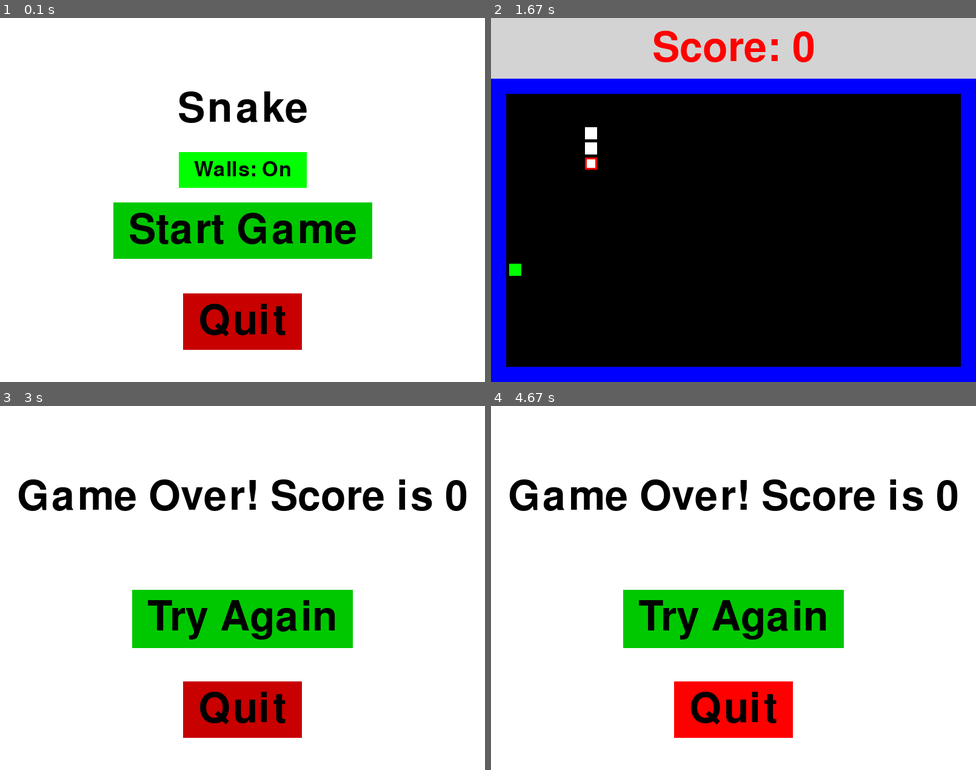
Above: before the commit, frames 1-4 (two rows, left to right).
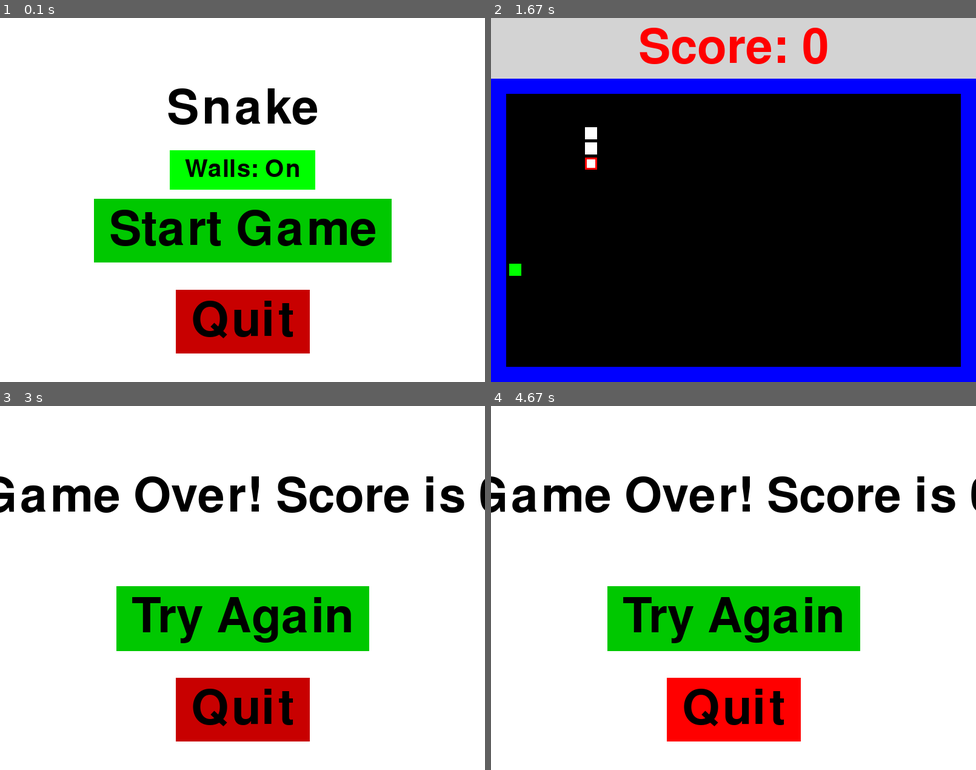
Above: after the commit, the same moments.

Repository: danlls/snake-pygame
Game: pygame game, started from main.py
Same seed, same stepped clock (60 frames per second), same inputs: the game is played once before the commit and once after it.
Inputs (mouse positions are in pixels of both pictures, inside the frame that each line leads up to):
- Up to frame 1 (0.1 s): no input
- Up to frame 2 (1.67 s): click "Start Game" at 0.4 s; hold Up 0.67-1.13 s; move the mouse to (714, 214) at 0.7 s; click "Try Again" at 1.23 s; hold Down from 1.5 s (still down); move the mouse to (617, 203) at 1.53 s
- Up to frame 3 (3 s): release Down at 1.8 s; hold Left 1.83-2.23 s; click "Try Again" at 2.33 s; hold Up 2.6-2.97 s; move the mouse to (315, 460) at 2.63 s
- Up to frame 4 (4.67 s): click (791, 620) at 3.07 s; hold Down 3.33-3.7 s; move the mouse to (607, 453) at 3.37 s; click "Try Again" at 4.3 s; hold Up from 4.57 s (still down); move the mouse to (709, 682) at 4.6 s

The runs differ from the first frame. In frame 1, 9.3% of the frame differs, in the area x 19-81%, y 19-93%; in frame 2, 1.6%; in frame 3, 10%; in frame 4, 10%, in the area x 0-100%, y 19-93%.

Commit message:
Use font externally to fix pyinstaller issue

Diff:
--- a/main.py
+++ b/main.py
@@ -22,6 +22,7 @@
 GREY = (211, 211, 211)
 
 SOUND_DIR = 'sound/'
+DEFAULT_FONT = 'freesansbold.ttf'
 
 
 class Snake(pygame.sprite.Group):
@@ -200,12 +201,12 @@
         self.screen_height = height
         self.screen = pygame.display.set_mode([self.screen_width, self.screen_height])
         pygame.display.set_caption('Snake')
-        self.font = pygame.font.Font(None, 100)
-        self.small_font = pygame.font.Font(None, 50)
+        self.font = pygame.font.Font(DEFAULT_FONT, 80)
+        self.small_font = pygame.font.Font(DEFAULT_FONT, 40)
         self.eat_sound = pygame.mixer.Sound(SOUND_DIR + '8biteat.wav')
 
         self.walls_toggle = True
-        self.toggle_font = pygame.font.Font(None, 50)
+        self.toggle_font = pygame.font.Font(DEFAULT_FONT, 40)
 
         self.clock = pygame.time.Clock()
 
@@ -454,7 +455,6 @@
 
     def quit(self):
         pygame.quit()
-        quit()
 
 
 if __name__ == "__main__":
Binary file added: freesansbold.ttf
